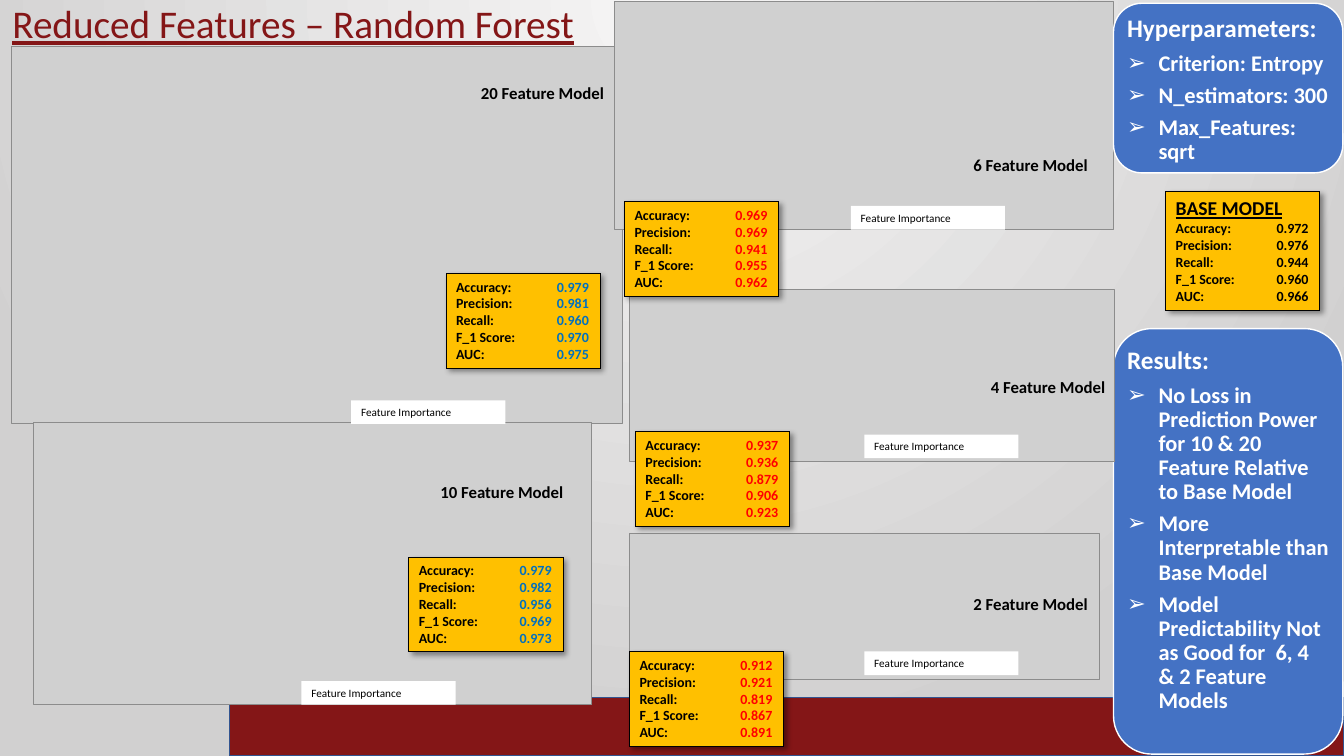
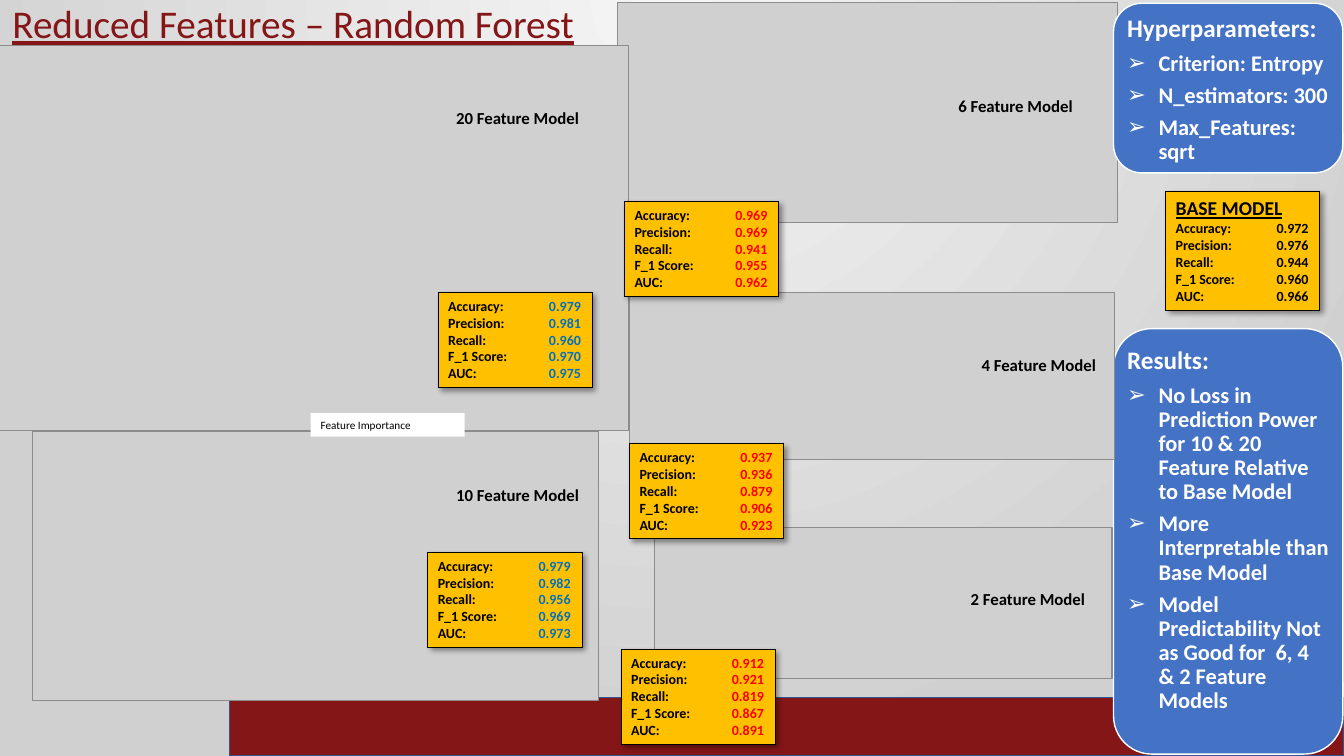
Before and after one commit to ramrao0102/DSA5900-Project, a slide deck: slide 17 of Ram_Rao_Final_Practicum.pptx. Drawn at 1344x756 pixels with LibreOffice and Linux fonts; fonts in the diff are those of the drawing; grey boxes stand for pictures; background and template pictures are left out. Boxes give left, top, right and bottom in pixels: in the first picture for what was removed or moved away, otherwise in the second. Text is boxed around its words. In the diff, an @@ line names an element or a change of style, - is before the commit and + after.

```diff
--- a/Ram_Rao_Final_Practicum.pptx
+++ b/Ram_Rao_Final_Practicum.pptx
@@ picture: place and size @@
-picture at (615, 2, 1114, 230)
+picture at (618, 3, 1118, 224)
@@ picture: place and size @@
-picture at (12, 46, 623, 423)
+picture at (0, 45, 629, 431)
@@ text "20 Feature Model": place and size @@
-text "20 Feature Model" at (481, 87, 604, 99)
+text "20 Feature Model" at (456, 112, 579, 124)
@@ text "6 Feature Model": place and size @@
-text "6 Feature Model" at (973, 159, 1088, 171)
+text "6 Feature Model" at (958, 100, 1072, 112)
@@ rectangle removed at (851, 206, 1005, 230) @@
-Feature Importance
@@ rectangle "Accuracy: 0.979": place and size @@
-rectangle "Accuracy: 0.979" at (447, 273, 601, 368)
+rectangle "Accuracy: 0.979" at (439, 292, 593, 387)
@@ text "4 Feature Model": place and size @@
-text "4 Feature Model" at (991, 381, 1105, 393)
+text "4 Feature Model" at (982, 359, 1096, 371)
@@ rectangle "Feature Importance": place and size @@
-rectangle "Feature Importance" at (351, 400, 505, 424)
+rectangle "Feature Importance" at (311, 413, 465, 438)
@@ picture: place and size @@
-picture at (33, 423, 591, 706)
+picture at (32, 432, 599, 701)
@@ rectangle "Accuracy: 0.937": place and size @@
-rectangle "Accuracy: 0.937" at (635, 432, 789, 526)
+rectangle "Accuracy: 0.937" at (630, 444, 784, 538)
@@ rectangle removed at (864, 435, 1018, 459) @@
-Feature Importance
@@ text "10 Feature Model": place and size @@
-text "10 Feature Model" at (440, 486, 563, 498)
+text "10 Feature Model" at (456, 489, 579, 501)
@@ picture: place and size @@
-picture at (630, 533, 1101, 680)
+picture at (654, 527, 1112, 678)
@@ rectangle "Accuracy: 0.979": place and size @@
-rectangle "Accuracy: 0.979" at (409, 558, 564, 652)
+rectangle "Accuracy: 0.979" at (427, 553, 582, 647)
@@ text "2 Feature Model": place and size @@
-text "2 Feature Model" at (973, 598, 1088, 610)
+text "2 Feature Model" at (971, 593, 1085, 605)
@@ rectangle "Accuracy: 0.912": place and size @@
-rectangle "Accuracy: 0.912" at (630, 651, 784, 746)
+rectangle "Accuracy: 0.912" at (621, 649, 775, 744)
@@ rectangle removed at (864, 651, 1018, 676) @@
-Feature Importance
@@ rectangle removed at (301, 682, 456, 706) @@
-Feature Importance
```
Also in this commit, not shown: 5 other slides changed, 1 other file.
